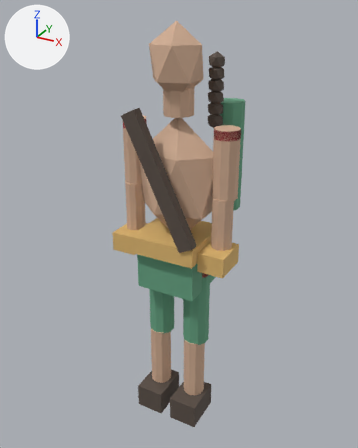
The glTF model assets/generated/models/fighter_atalanta.glb, before and after one commit.
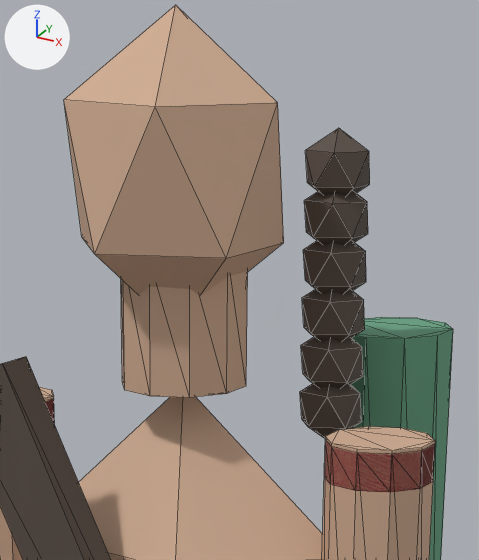
There are two pictures of each version: one whole from a camera (50 mm lens) standing at (0.934, -1.695, 1.827) and looking at (-0.029, 0.056, 0.951), one close up on the part from 37% to 70% of the width and 4% to 35% of the height. The lights are fixed; the arrows at upper left show +X, +Y and +Z. The last two pictures show the newer version. The close-ups show mesh edges as thin lines. Where no turn or scale is listed for an object, it has been applied to the vertices. Vertices at exactly the same position are counted once.

The first close-up shows 'ARM_UPPER_R', 'BRAID', 'BRAID.001', 'BRAID.002', 'BRAID.003', 'BRAID.004', 'CUT_ARMR', 'HEAD', 'NECK', 'QUIVER', 'SASH', 'TORSO' and 3 more.
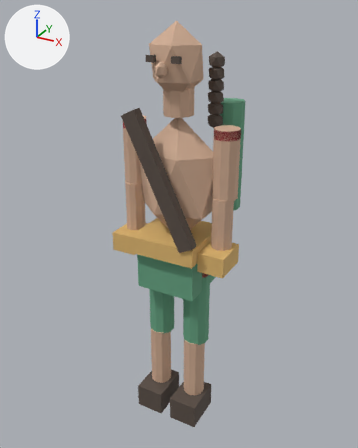
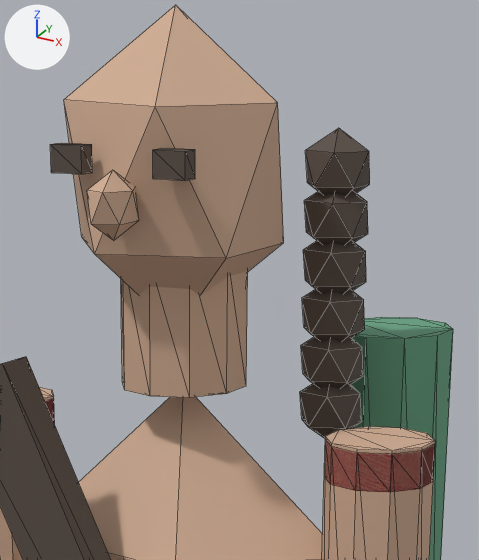
Where the newer file only moved an object's origin or applied its transform, the numbers keep the older frame.

Pixel boxes (x1, y1, x2, y2) of what changed, in the close-ups (479 x 560 px):
'NOSE', added
    after: (87, 170, 139, 241)
'EYE.001', added
    after: (153, 148, 195, 180)
'EYE', added
    after: (50, 143, 92, 174)

Edits to the bpy script that builds the scene:
```text
Add mat_gen_skin:
    mat_gen_skin = bpy.data.materials.new('GEN_skin')
    mat_gen_skin.use_nodes = True; mat_gen_skin.node_tree.nodes.clear()
    _N = mat_gen_skin.node_tree.nodes; _L = mat_gen_skin.node_tree.links
    n0 = _N.new('ShaderNodeBsdfPrincipled'); n0.name = 'Principled BSDF'
    n0.inputs[2].default_value = 0.8  # 'Roughness'
    n1 = _N.new('ShaderNodeOutputMaterial'); n1.name = 'Material Output'
    n2 = _N.new('ShaderNodeVertexColor'); n2.name = 'Color Attribute'
    _L.new(n0.outputs[0], n1.inputs[0])  # 'BSDF' to 'Surface'
    _L.new(n2.outputs[0], n0.inputs[0])  # 'Color' to 'Base Color'
Add mat_gen_leather:
    mat_gen_leather = bpy.data.materials.new('GEN_leather')
    mat_gen_leather.use_nodes = True; mat_gen_leather.node_tree.nodes.clear()
    _N = mat_gen_leather.node_tree.nodes; _L = mat_gen_leather.node_tree.links
    n0 = _N.new('ShaderNodeBsdfPrincipled'); n0.name = 'Principled BSDF'
    n0.inputs[2].default_value = 0.8  # 'Roughness'
    n1 = _N.new('ShaderNodeOutputMaterial'); n1.name = 'Material Output'
    n2 = _N.new('ShaderNodeVertexColor'); n2.name = 'Color Attribute'
    _L.new(n0.outputs[0], n1.inputs[0])  # 'BSDF' to 'Surface'
    _L.new(n2.outputs[0], n0.inputs[0])  # 'Color' to 'Base Color'
Change me_icosphere_001:
    where me_icosphere_001.from_pydata(...)  # 12 vertices, 20 faces; spans x -0.103..0.103, y -0.094..0.094, z -0.142..0.142
    used by ob_head; location = (0.0, -0.015, 1.638)
    remove me_icosphere_001.materials.append(mat_skin)  # beige #d1ad93
    me_icosphere_001 part 2: vertex colours changed
    add me_icosphere_001.materials.append(mat_gen_skin)
Change me_cylinder_009:
    where me_cylinder_009.from_pydata(...)  # 20 vertices, 36 faces; spans x -0.048..0.048, y -0.051..0.051, z -0.138..0.138
    used by ob_arm_upper_r; location = (0.207, 0.0, 1.274)
    remove me_cylinder_009.materials.append(mat_skin)  # beige #d1ad93
    me_cylinder_009 part 1: vertex colours changed
    add me_cylinder_009.materials.append(mat_gen_skin)
Change me_icosphere:
    where me_icosphere.from_pydata(...)  # 12 vertices, 20 faces; spans x -0.174..0.174, y -0.115..0.115, z -0.267..0.267
    used by ob_torso; location = (0.0, 0.0, 1.175)
    remove me_icosphere.materials.append(mat_skin)  # beige #d1ad93
    me_icosphere part 3: vertex colours changed
    add me_icosphere.materials.append(mat_gen_skin)
Add me_icosphere_002_1:
    me_icosphere_002_1.from_pydata(...)  # an icosphere of 20 faces spanning x -0.0201..0.0201, y -0.1556..-0.1004, z 1.5898..1.6498
    me_icosphere_002_1.materials.append(mat_gen_skin)
Add me_cube_004_1:
    me_cube_004_1.from_pydata(...)  # a box spanning x 0.036..0.068, y -0.121..-0.103, z 1.6434..1.6674
    me_cube_004_1.materials.append(mat_gen_leather)
Add me_cube_003_1:
    me_cube_003_1.from_pydata(...)  # a box spanning x -0.068..-0.036, y -0.121..-0.103, z 1.6434..1.6674
    me_cube_003_1.materials.append(mat_gen_leather)
Add ob_nose:
    ob_nose = bpy.data.objects.new('NOSE', me_icosphere_002_1)
    ob_nose.location = (0.0, 0.0, 0.0)
Add ob_eye_001:
    ob_eye_001 = bpy.data.objects.new('EYE.001', me_cube_004_1)
    ob_eye_001.location = (0.0, 0.0, 0.0)
Add ob_eye:
    ob_eye = bpy.data.objects.new('EYE', me_cube_003_1)
    ob_eye.location = (0.0, 0.0, 0.0)
```
